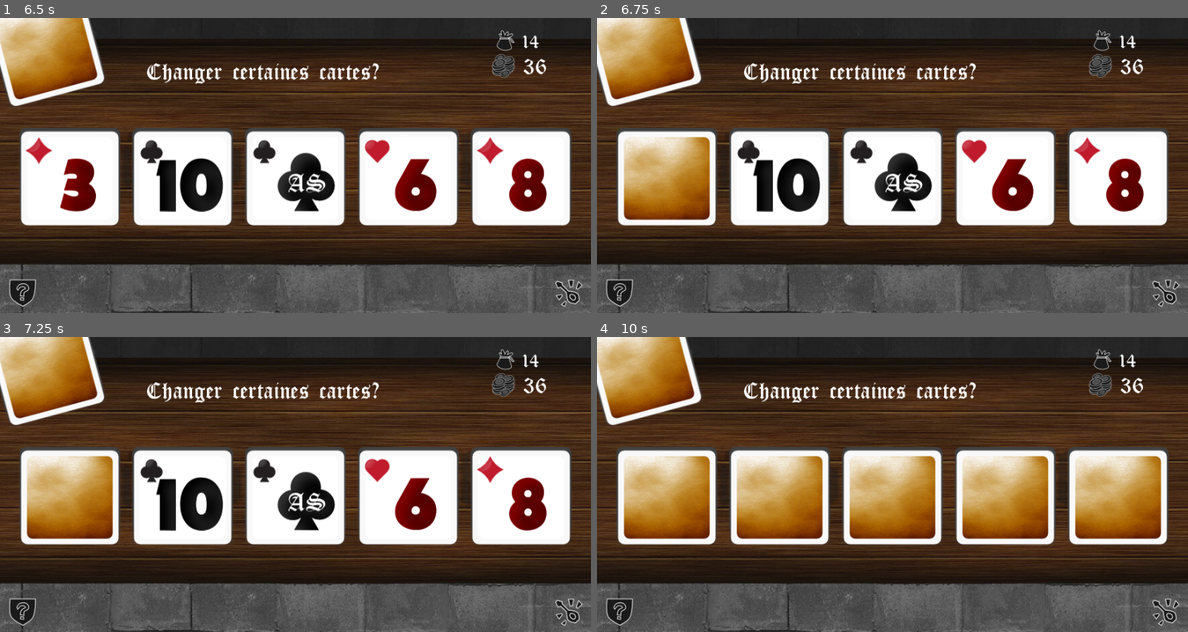
Above: before the commit, frames 1-4 (two rows, left to right).
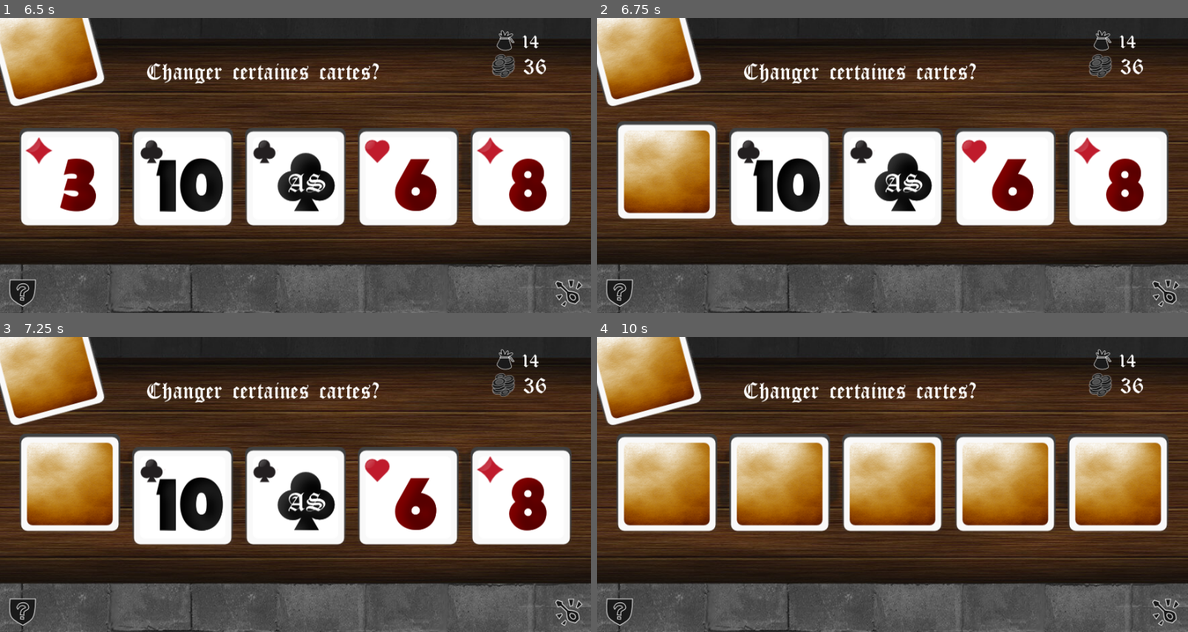
Above: after the commit, the same moments.

Repository: ubermanu/kingdom-poker
Game: Godot game, scene res://Menu.tscn
The game is run twice, just before and just after one commit, with the same random seed, the same clock (stepped at 60 frames per second) and the same inputs.
Inputs (mouse positions are in pixels of both pictures, inside the frame that each line leads up to):
- Up to frame 1 (6.5 s): tap Enter at 0.5, 2, 5.75 s; move the mouse to (425, 150) at 0.52 s; click (425, 150) at 0.67 s; tap Space at 1.25, 2.75 s; drag from (567, 292) to (23, 292) at 1.27 s; move the mouse to (124, 262) at 2.02 s; click (124, 262) at 2.17 s; drag from (206, 262) to (23, 292) at 2.77 s; drag from (295, 262) to (47, 50) at 3.52 s; drag from (384, 262) to (47, 50) at 4.27 s; move the mouse to (466, 262) at 5.02 s; click (466, 262) at 5.17 s; drag from (47, 50) to (567, 292) at 5.77 s
- Up to frame 2 (6.75 s): tap Space at 6.5 s; drag from (667, 177) to (1164, 292) at 6.52 s
- Up to frame 3 (7.25 s): no input
- Up to frame 4 (10 s): drag from (780, 496) to (1164, 611) at 7.27 s; move the mouse to (892, 496) at 8.02 s; click (892, 496) at 8.17 s; drag from (1004, 496) to (620, 611) at 8.77 s; drag from (1117, 496) to (644, 369) at 9.52 s

Frame 1 is identical in both runs. In frame 2, 3.0% of the frame differs, in the area x 3-21%, y 35-71%; in frame 3, 4.8%; in frame 4, 24%, in the area x 3-97%, y 32-71%.

Commit message:
Add animation when selecting a card

Diff:
--- a/Card.gd
+++ b/Card.gd
@@ -44,6 +44,7 @@
 # Update the child features of the card
 # according to its current identifer
 func update_features():
+	position.y = 0
 
 	# If flipped shows the back side of the card
 	# If not, shows the front side
@@ -93,6 +94,10 @@
 		if event.button_index == BUTTON_LEFT and event.pressed:
 			$FlipEffect.play()
 			set_flipped(!flipped)
+			if flipped:
+				$AnimationPlayer.play("Select")
+			else:
+				$AnimationPlayer.play_backwards("Select")
 
 # Returns TRUE if the color is black
 func is_black_color():
--- a/Card.tscn
+++ b/Card.tscn
@@ -20,6 +20,19 @@
 
 [sub_resource type="RectangleShape2D" id=3]
 extents = Vector2( 75, 75 )
+
+[sub_resource type="Animation" id=4]
+resource_name = "Select"
+tracks/0/type = "bezier"
+tracks/0/path = NodePath(".:position:y")
+tracks/0/interp = 1
+tracks/0/loop_wrap = true
+tracks/0/imported = false
+tracks/0/enabled = true
+tracks/0/keys = {
+"points": PoolRealArray( 0, -0.25, 0, 0.25, 0, -20, -0.25, 0, 0.25, 0 ),
+"times": PoolRealArray( 0, 1 )
+}
 
 [node name="Card" type="KinematicBody2D"]
 input_pickable = true
@@ -80,4 +93,8 @@
 
 [node name="FlipEffect" type="AudioStreamPlayer" parent="."]
 stream = ExtResource( 9 )
+
+[node name="AnimationPlayer" type="AnimationPlayer" parent="."]
+playback_speed = 3.0
+anims/Select = SubResource( 4 )
 [connection signal="input_event" from="." to="." method="_on_Card_input_event"]
Not shown: 1 places in Card.tscn that only renumber resources
